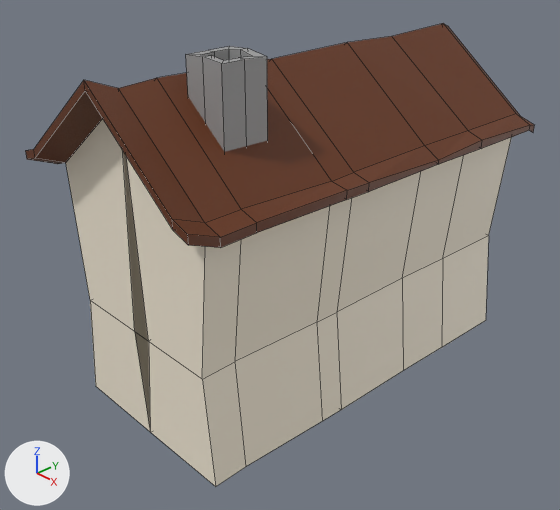
An edit to the Blender file BLENDER/Houses/House2/house2.blend, drawn before and after from the same camera.
One viewpoint serves both versions: a camera (50 mm lens) standing at (7.58, -7.52, 4.49) and looking at (0.02, -0.55, -0.63). The lights are fixed; the arrows at lower left show +X, +Y and +Z. Mesh edges are drawn as thin lines.

The older version as bpy lines, for what is in view:
```python
ob_cube = bpy.data.objects.new('Cube', me_cube_001)
ob_cube.location = (0.0, 0.0, 0.0)
ob_cube.scale = (1.5, 3.0, 1.0)
ob_cube_001 = bpy.data.objects.new('Cube.001', me_cube_002)
ob_cube_001.location = (0.57, -1.9, 1.89)
ob_cube_001.scale = (0.332, 0.332, 0.695)
```
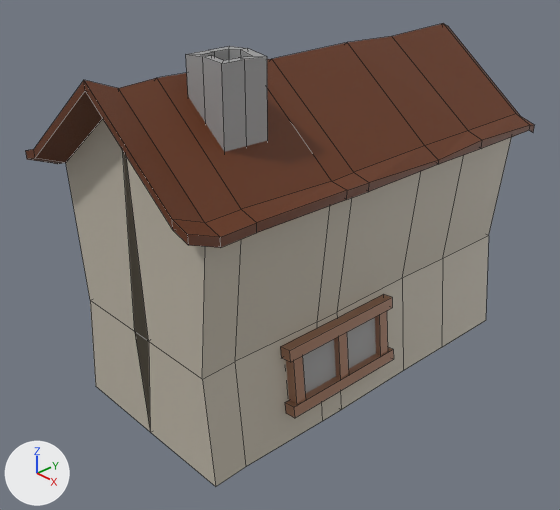
Changed parts and their boxes (x1, y1, x2, y2) in the pictures (560 x 510 px):
```json
{"object": "Cube", "change": "recoloured", "before": [64, 116, 513, 487], "after": [64, 116, 513, 487]}
{"object": "Plane", "change": "added", "after": [303, 317, 376, 394]}
{"object": "Cube.009", "change": "added", "after": [280, 294, 392, 362], "on screen": "brown"}
{"object": "Cube.010", "change": "added", "after": [285, 347, 394, 418], "on screen": "brown"}
{"object": "Cube.008", "change": "added", "after": [286, 356, 306, 404], "on screen": "brown"}
{"object": "Cube.006", "change": "added", "after": [334, 332, 349, 378], "on screen": "brown"}
{"object": "Cube.007", "change": "added", "after": [375, 311, 388, 355], "on screen": "brown"}
```

The change, as JSON lines over the scene's bpy script:
```json
{"block": "mat_white", "where": "n0 = _N.new('ShaderNodeBsdfPrincipled'); n0.name = 'Principled BSDF'"}
{"op": "set", "path": "n0.inputs[0].default_value", "old": "(0.956, 0.871, 0.716, 1.0)", "new": "(0.549, 0.501, 0.413, 1.0)", "note": "'Base Color', white #faf0dc -> 'Base Color', light grey #c4bcac"}
{"op": "add", "block": "mat_gray_001", "code": ["mat_gray_001 = principled_material('gray.001')", "mat_gray_001.base_color = (0.351, 0.351, 0.351)  # grey #a0a0a0"]}
{"op": "add", "block": "mat_light_brown_001", "code": ["mat_light_brown_001 = principled_material('light brown.001')", "mat_light_brown_001.base_color = (0.359, 0.179, 0.107)  # brown #a2755c"]}
{"op": "add", "block": "me_plane", "code": ["me_plane = bpy.data.meshes.new('Plane')", "me_plane.from_pydata([(-1.0, -1.0, 0.0), (1.0, -1.0, 0.0), (-1.0, 1.0, 0.0), (1.0, 1.0, 0.0)], [], [(0, 1, 3, 2)])", "me_plane.materials.append(mat_gray_001)  # grey #a0a0a0"]}
{"op": "add", "block": "me_cube_010", "code": ["me_cube_010 = bpy.data.meshes.new('Cube.010')", "me_cube_010.from_pydata(...)  # a box spanning x -1.0..1.0, y -1.0..1.0, z -1.0..1.0", "me_cube_010.materials.append(mat_light_brown_001)  # brown #a2755c"]}
{"op": "add", "block": "ob_plane", "code": ["ob_plane = bpy.data.objects.new('Plane', me_plane)", "ob_plane.location = (1.42, -0.71, -1.59)", "ob_plane.rotation_euler = (0.0, 1.461, 0.0)  # degrees (0, 84, 0)", "ob_plane.scale = (0.427, 0.854, 0.427)"]}
{"op": "add", "block": "ob_cube_010", "code": ["ob_cube_010 = bpy.data.objects.new('Cube.010', me_cube_010)", "ob_cube_010.location = (1.49, -0.71, -2.02)", "ob_cube_010.rotation_euler = (1.571, -0.11, 0.0)  # degrees (90, -6.3, 0)", "ob_cube_010.scale = (0.0854, 0.0855, 1.02)"]}
{"op": "add", "block": "ob_cube_009", "code": ["ob_cube_009 = bpy.data.objects.new('Cube.009', me_cube_010.copy())", "ob_cube_009.location = (1.4, -0.71, -1.17)", "ob_cube_009.rotation_euler = (1.571, -0.11, 0.0)  # degrees (90, -6.3, 0)", "ob_cube_009.scale = (0.0854, 0.0855, 1.02)"]}
{"op": "add", "block": "ob_cube_008", "code": ["ob_cube_008 = bpy.data.objects.new('Cube.008', me_cube_010.copy())", "ob_cube_008.location = (1.42, -1.57, -1.59)", "ob_cube_008.rotation_euler = (0.0, -0.11, 0.0)  # degrees (0, -6.3, 0)", "ob_cube_008.scale = (0.0854, 0.0855, 0.427)"]}
{"op": "add", "block": "ob_cube_007", "code": ["ob_cube_007 = bpy.data.objects.new('Cube.007', me_cube_010.copy())", "ob_cube_007.location = (1.42, 0.14, -1.59)", "ob_cube_007.rotation_euler = (0.0, -0.11, 0.0)  # degrees (0, -6.3, 0)", "ob_cube_007.scale = (0.0854, 0.0855, 0.427)"]}
{"op": "add", "block": "ob_cube_006", "code": ["ob_cube_006 = bpy.data.objects.new('Cube.006', me_cube_010.copy())", "ob_cube_006.location = (1.42, -0.71, -1.59)", "ob_cube_006.rotation_euler = (0.0, -0.11, 0.0)  # degrees (0, -6.3, 0)", "ob_cube_006.scale = (0.0854, 0.0855, 0.427)"]}
```
